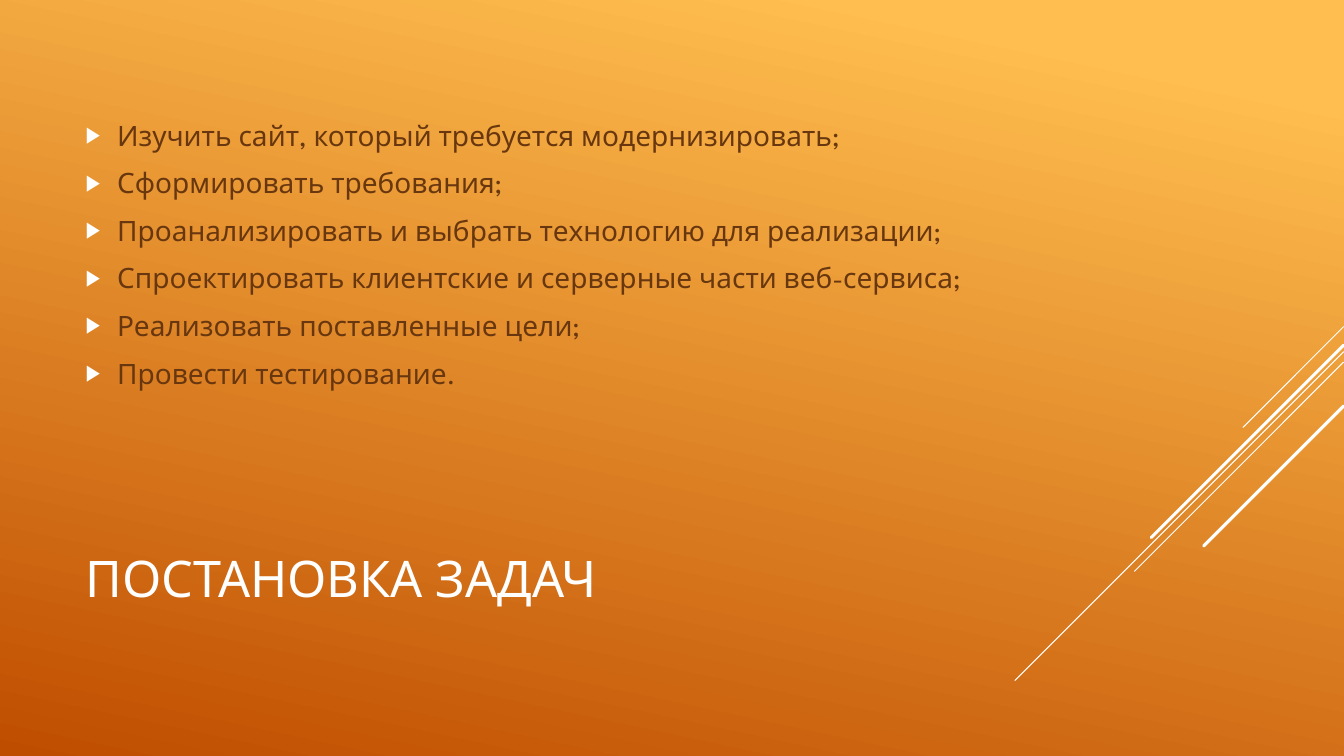
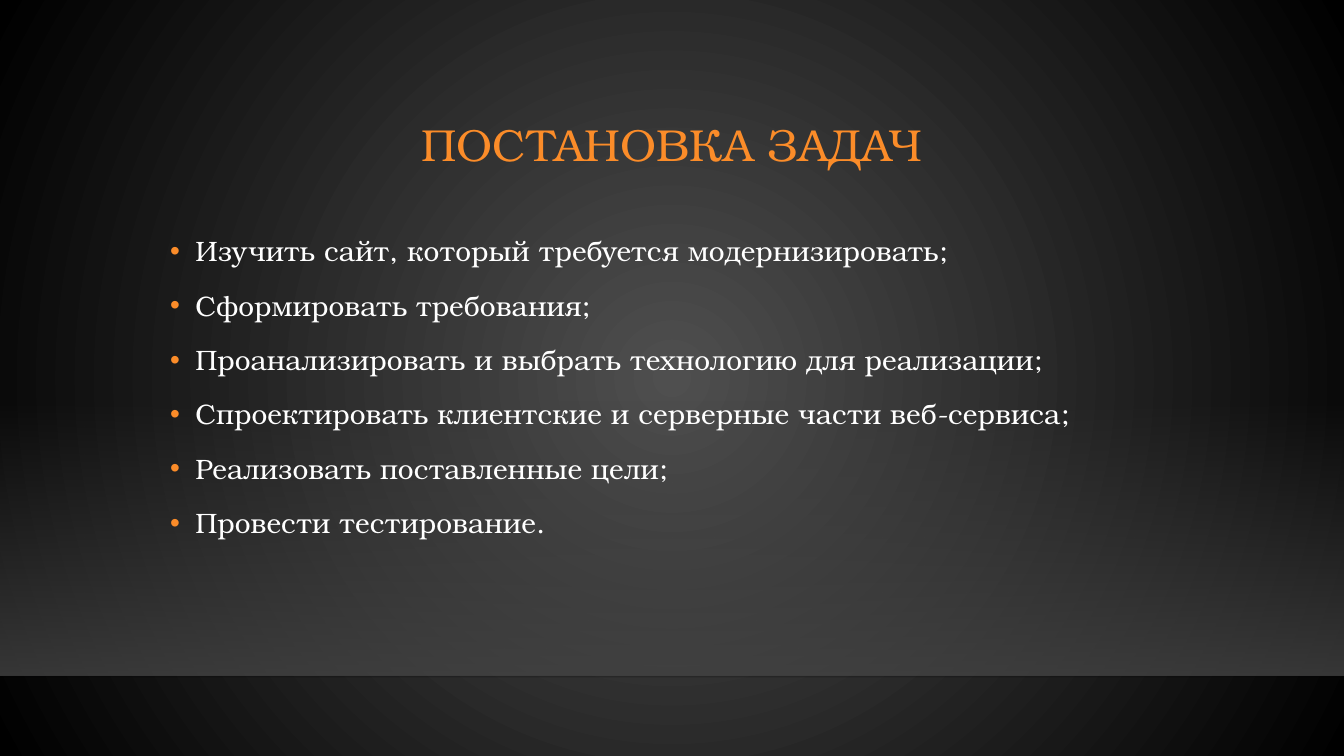
Before and after one commit to gunger28/diploma, a slide deck: slide 2 of Гунгер Диплом презентация.pptx. Drawn at 1344x756 pixels with LibreOffice and Linux fonts; fonts in the diff are those of the drawing; background and template pictures are left out. Boxes give left, top, right and bottom in pixels: in the first picture for what was removed or moved away, otherwise in the second. Text is boxed around its words. In the diff, an @@ line names an element or a change of style, - is before the commit and + after.

```diff
--- a/Гунгер Диплом презентация.pptx
+++ b/Гунгер Диплом презентация.pptx
@@ background gradient #FFBF50 to #C04D00 to gradient #505050 to #000000 @@
@@ title "ПОСТАНОВКА ЗАДАЧ": place and size @@
-title "ПОСТАНОВКА ЗАДАЧ" at <box>86,560,597,607</box>
+title "ПОСТАНОВКА ЗАДАЧ" at <box>422,129,922,171</box>
@@ title "ПОСТАНОВКА ЗАДАЧ" at <box>422,129,922,171</box>: size 36 to 32 pt, font League Spartan to TeX Gyre Bonum, text colour #FFFFFF to #FB8C29; alignment left to centre; line spacing 1 to 0.9 @@
@@ text "Изучить сайт, который требуется модернизировать;": place and size @@
-text "Изучить сайт, который требуется модернизировать;" at <box>117,125,953,391</box>
+text "Изучить сайт, который требуется модернизировать;" at <box>195,241,1060,540</box>
@@ text "Изучить сайт, который требуется модернизировать;" at <box>195,241,1060,540</box>: font League Spartan to TeX Gyre Bonum, text colour #68380F to #FFFFFF; bullet ▶ to •; line spacing 1 to 1.2; bullet colour #FFFFFF to #FB8C29; vertical alignment middle to top @@
@@ rectangle added at <box>0,399,1344,676</box>, fill gradient #454545 @@
@@ group removed at <box>1015,327,1344,681</box>: 5 lines @@
@@ line added from (0, 677) to (1344, 677), #000001 1 pt @@
```
Also in this commit, not shown: 5 other slides changed, 7 slides added, 2 other files.
